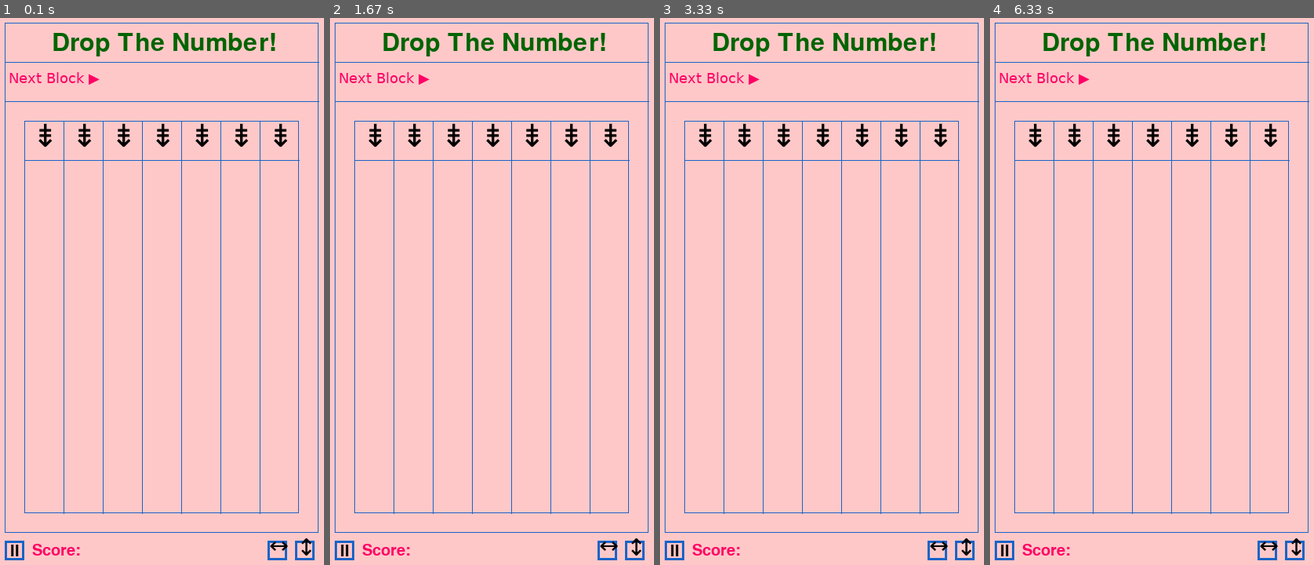
Above: before the commit, frames 1-4 (left to right).
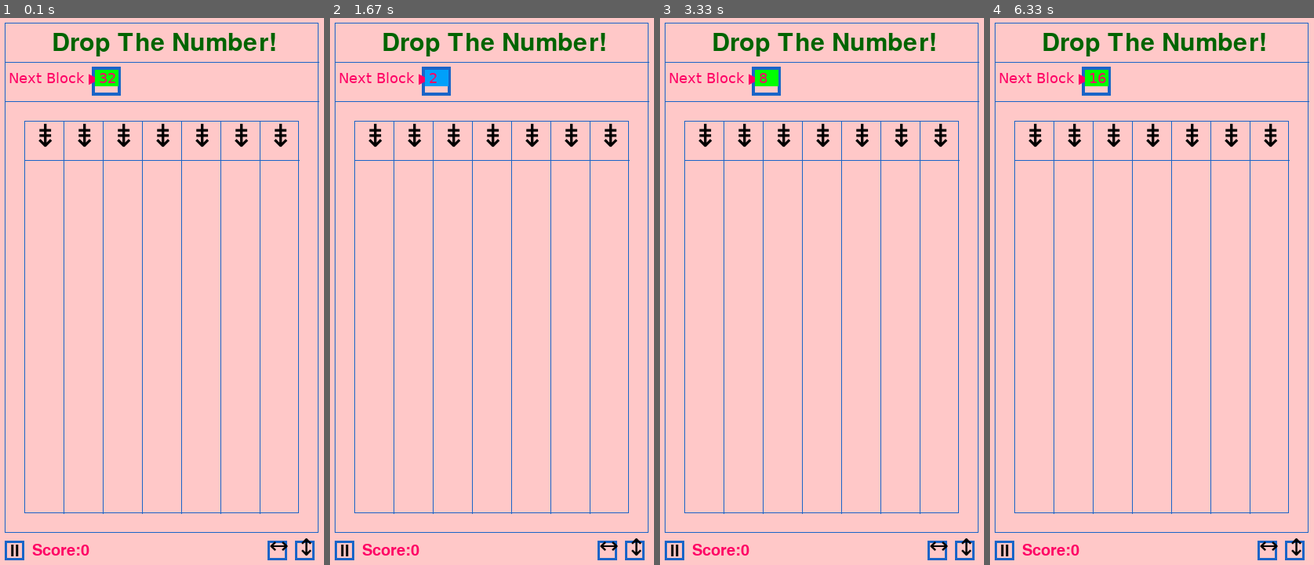
Above: after the commit, the same moments.

Repository: Allen-wa-ng/09170134githw1
Game: pygame game, started from game.py
The game is run twice, just before and just after one commit, with the same random seed, the same clock (stepped at 60 frames per second) and the same inputs.
Inputs:
- Up to frame 1 (0.1 s): no input
- Up to frame 2 (1.67 s): no input
- Up to frame 3 (3.33 s): no input
- Up to frame 4 (6.33 s): tap Enter at 6.32 s

The runs differ from the first frame. In frame 1, 0.4% of the frame differs, in the area x 24-38%, y 8-99%; in frame 2, 0.4%; in frame 3, 0.4%; in frame 4, 0.4%.

Commit message:
Add files via upload

Diff:
--- a/game.py
+++ b/game.py
@@ -1,12 +1,19 @@
+#import modules
 import pygame
 import sys
+import random
+import math
+from time import sleep
+
 #initial set up
 pygame.init()
+score=0
+#screen set up
 screen=pygame.display.set_mode((500,750))
+#caption & icon
 pygame.display.set_caption('Pygame')
 icon=pygame.image.load('airplane.png')
 pygame.display.set_icon(icon)
-
 #color set
 colorName=(255,200,200)
 color=(25,100,200)
@@ -18,6 +25,7 @@
 pygame.draw.lines(screen, color, True,[(75,200),(425,200)],1)
 #RECTs
 pygame.draw.rect(screen, color, (50,25,400,650), 1)
+pygame.draw.rect(screen, color, (161,81,37,37), 4)
 pygame.draw.rect(screen, color, (75,150,350,500), 1)
 pygame.draw.rect(screen, color, (50,685,25,25), 3)
 pygame.draw.rect(screen, color, (385,685,25,25), 3)
@@ -36,7 +44,7 @@
 screen.blit(text,(55,85))
 #SCORE
 font=pygame.font.Font('freesansbold.ttf',20)
-text=font.render('Score:', True,(255,0,100))
+text=font.render('Score:'+str(score), True,(255,0,100))
 screen.blit(text,(85,688))
 #PAUSE
 font=pygame.font.Font('freesansbold.ttf',20)
@@ -55,20 +63,36 @@
 font=pygame.font.SysFont('arialunicode',30)
 text=font.render('↕', True,(0,0,0))
 screen.blit(text,(422,676.5))
-#UPDATE
-pygame.display.update()
+
+#RANDOM NUMBER
+#NEXT BLOCK NUMBER
+font=pygame.font.SysFont('arialunicode',18)
+random.seed()
+
+#color array
+col_list=[(0,255,0),(0,160,250),(0,255,255)
+,(42,151,0),(42,151,188),(42,183,143),(179,140,143)]
+
+#RUNNING
+Running=True
+cur =0
+while Running:
+    cur=pow(2,random.randint(1,6))
+    text=font.render('     ',True,(255,0,100),col_list[int(math.log(2,cur))])
+    screen.blit(text,(165,85))
+    pygame.display.update()
+    text=font.render(str(cur),True,(255,0,100),col_list[int(math.log(2,cur))])
+    screen.blit(text,(170,85))
+    pygame.display.update()
+    sleep(1)
+    for event in pygame.event.get():
+        if event.type==pygame.QUIT:
+            pygame.quit()
+            quit()
 
 
 
 
 
-
-
-
-
-Running=True
-while Running:
-    for event in pygame.event.get():
-        if event.type==pygame.QUIT:
-            pygame.quit()
-            quit()
+#UPDATE
+pygame.display.update()
